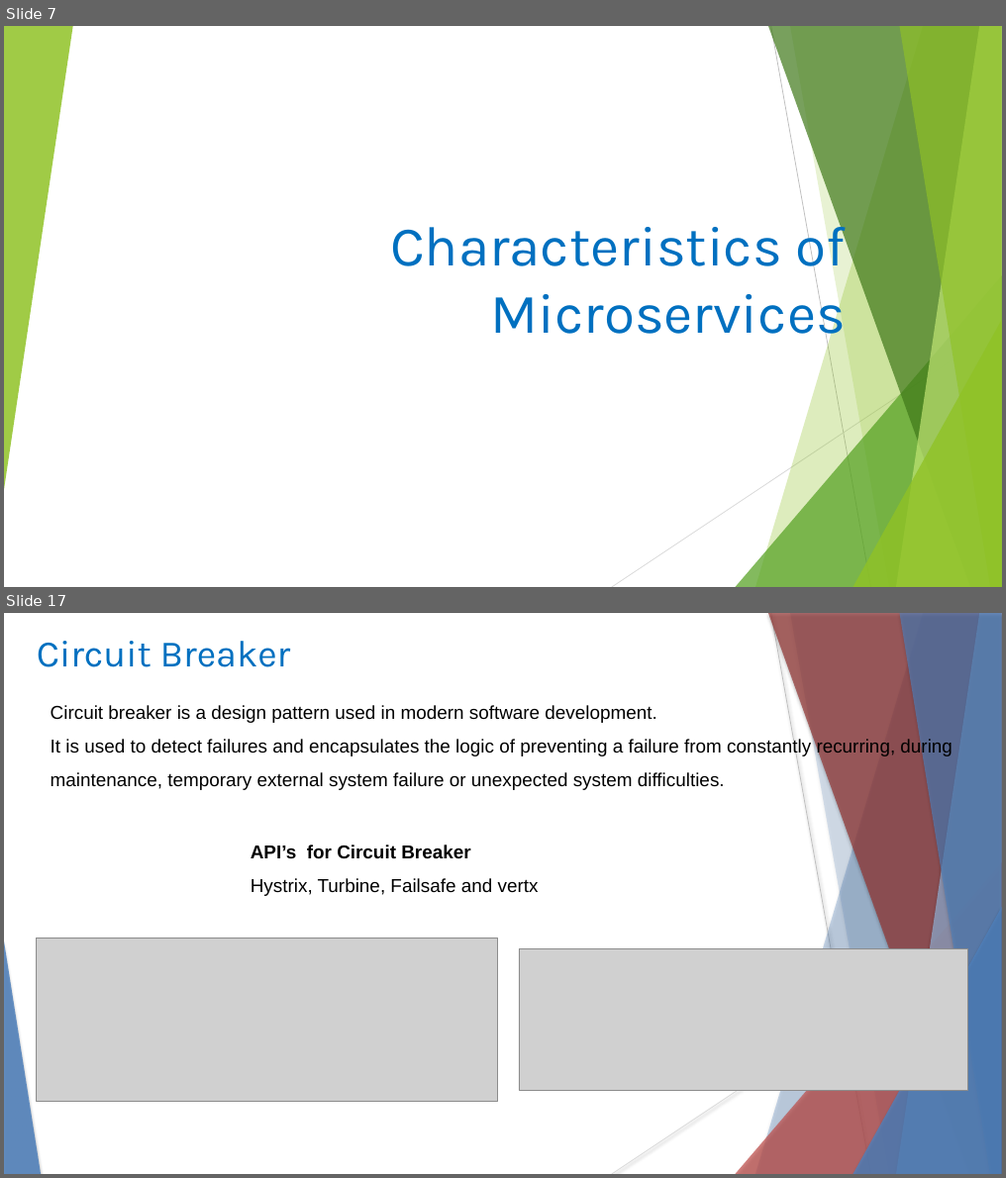
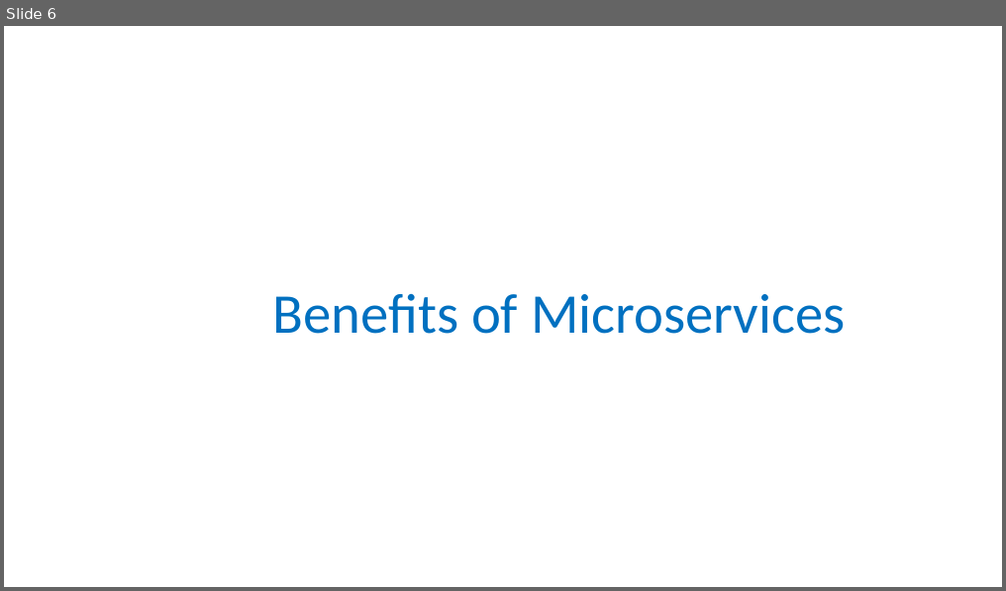
Before and after one commit to rameshbgm/Microservice, a slide deck: Micro Services.pptx. Shown one above the other, each under a label of ours: slides 7 and 17 before the commit, slide 6 after it; the slides between them are not shown. The pictures are 1006x1178 and 1006x591 pixels, drawn with LibreOffice and Linux fonts; fonts in the diff are those of the drawing; grey boxes stand for pictures. Boxes give left, top, right and bottom in pixels: in the first picture for what was removed or moved away, otherwise in the second. Text is boxed around its words. In the diff, an @@ line names an element or a change of style, - is before the commit and + after.

```diff
--- a/Micro Services.pptx
+++ b/Micro Services.pptx
@@ slide 17 removed at box(4, 613, 1002, 1174), background #FFFFFF @@
@@ title removed at box(37, 641, 291, 667) @@
-Circuit Breaker
@@ freeform shape removed at box(755, 613, 1002, 1174) @@
@@ freeform shape removed at box(768, 613, 1002, 1174) @@
@@ line removed from (771, 613) to (871, 1174) @@
@@ freeform shape removed at box(790, 613, 1002, 1174) @@
@@ freeform shape removed at box(896, 613, 1002, 1174) @@
@@ freeform shape removed at box(899, 613, 1002, 1174) @@
@@ text removed at box(51, 705, 952, 790) @@
-  Circuit breaker is a design pattern used in modern software development.
-  It is used to detect failures and encapsulates the logic of preventing a failure from constantly recurring, during maintenance, temporary external system failure or unexpected system difficulties.
@@ text removed at box(251, 845, 539, 896) @@
-  API’s for Circuit Breaker
-  Hystrix, Turbine, Failsafe and vertx
@@ triangle removed at box(736, 862, 1002, 1174) @@
@@ triangle removed at box(853, 907, 1002, 1174) @@
@@ picture removed at box(37, 938, 497, 1102) @@
@@ line removed from (1002, 915) to (612, 1174) @@
@@ triangle removed at box(4, 942, 41, 1174) @@
@@ picture removed at box(519, 950, 968, 1090) @@
@@ what was slide 7 is now slide 6 @@
@@ slide 6 changed as well @@
@@ group removed at box(4, 26, 1002, 587): 5 freeform shapes, 3 triangles, 2 lines @@
@@ text at box(273, 293, 845, 334): text changed; font Karla to Calibri @@
-Characteristics of Microservices
+Benefits of Microservices
```
Also in this commit, not shown: 16 other slides changed, 4 slides added, 5 other slides removed.
